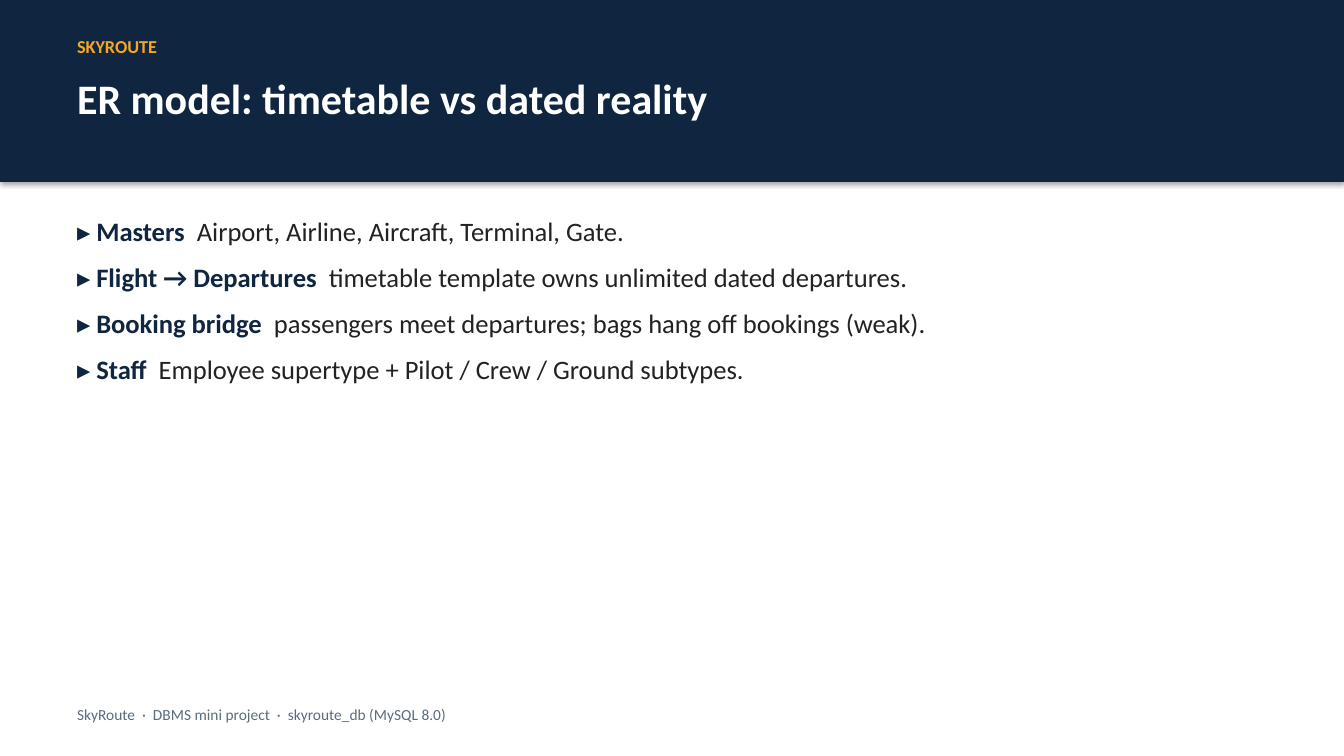
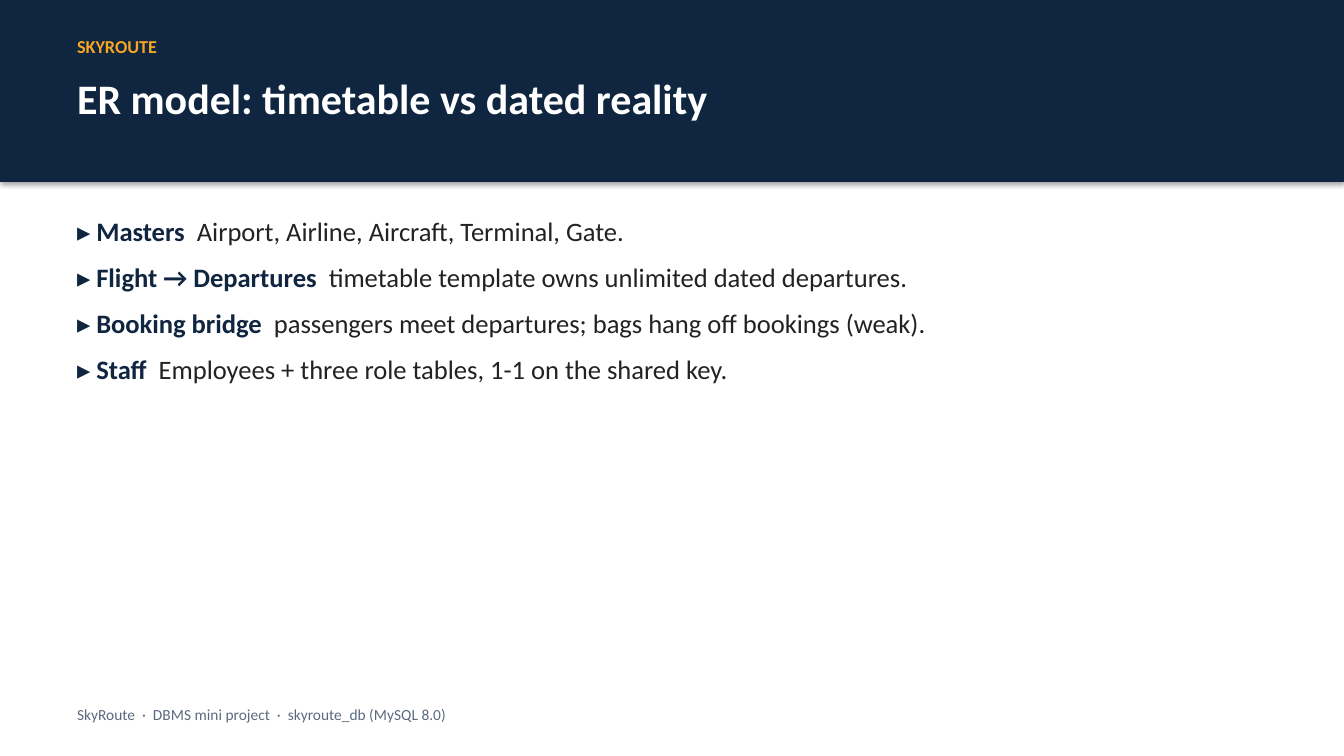
Before and after one commit to Bhaskar-1818/skyroute-dbms-python, a slide deck: slide 3 of dbms/docs/SkyRoute_Slides.pptx. Drawn at 1344x756 pixels with LibreOffice and Linux fonts; fonts in the diff are those of the drawing. Boxes give left, top, right and bottom in pixels: in the first picture for what was removed or moved away, otherwise in the second. Text is boxed around its words. In the diff, an @@ line names an element or a change of style, - is before the commit and + after.

```diff
--- a/dbms/docs/SkyRoute_Slides.pptx
+++ b/dbms/docs/SkyRoute_Slides.pptx
@@ text at (x1=96, y1=360, x2=727, y2=384): text changed @@
-▸ Staff Employee supertype + Pilot / Crew / Ground subtypes.
+▸ Staff Employees + three role tables, 1-1 on the shared key.
```
Also in this commit, not shown: 4 other slides changed, 34 other files.
